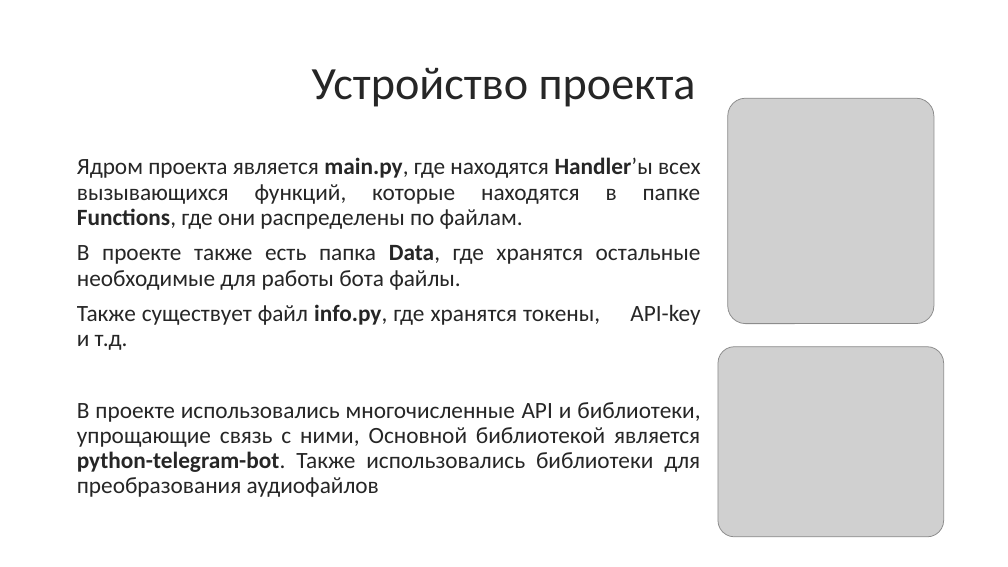
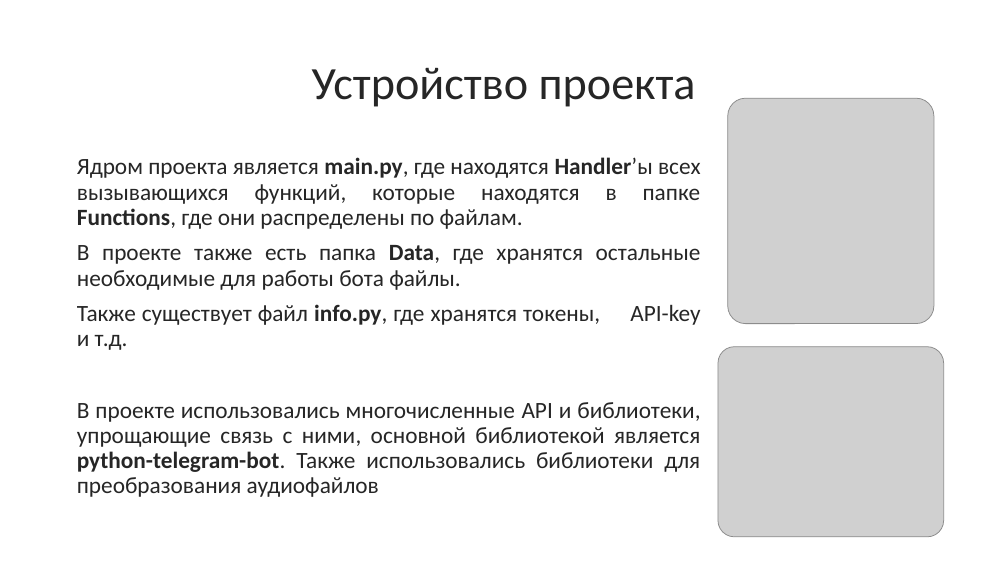
Before and after one commit to Fireguy654/IC_bot, a slide deck: slide 3 of Очень важные переговоры.pptx. Drawn at 1008x567 pixels with LibreOffice and Linux fonts; fonts in the diff are those of the drawing; grey boxes stand for pictures. Boxes give left, top, right and bottom in pixels: in the first picture for what was removed or moved away, otherwise in the second. Text is boxed around its words. In the diff, an @@ line names an element or a change of style, - is before the commit and + after.

```diff
--- a/Очень важные переговоры.pptx
+++ b/Очень важные переговоры.pptx
@@ text at (77, 402, 700, 497): text changed @@
-В проекте использовались многочисленные API и библиотеки, упрощающие связь с ними, Основной библиотекой является python-telegram-bot. Также использовались библиотеки для преобразования аудиофайлов
+В проекте использовались многочисленные API и библиотеки, упрощающие связь с ними, основной библиотекой является python-telegram-bot. Также использовались библиотеки для преобразования аудиофайлов
```
Also in this commit, not shown: 5 other files.
